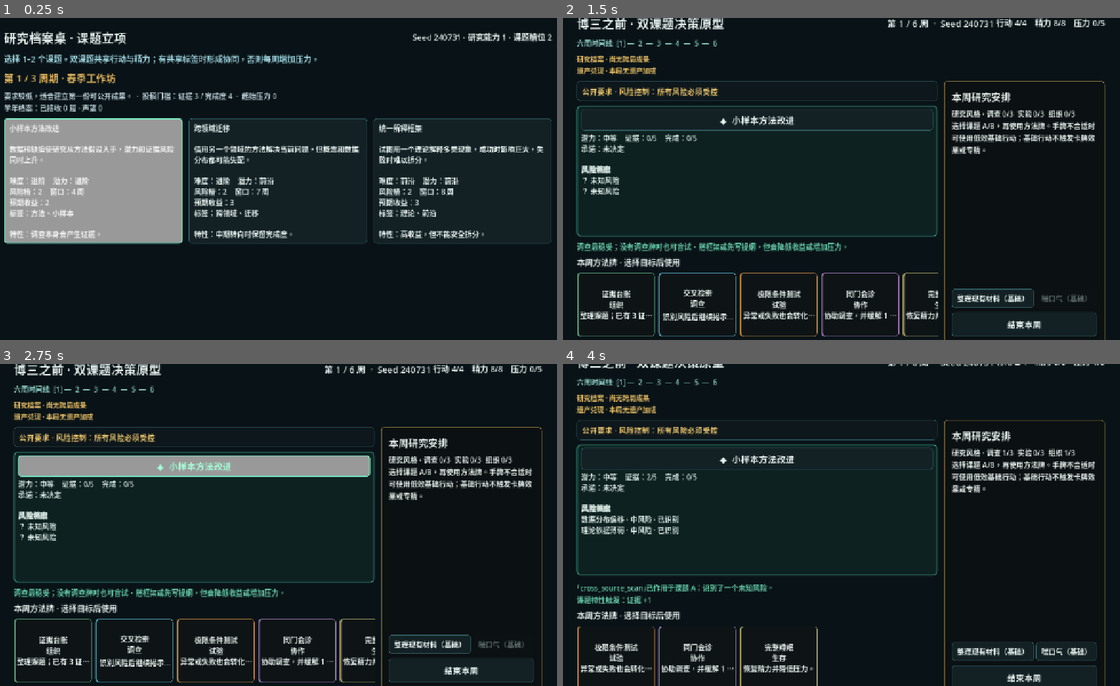
Above: before the commit, frames 1-4 (two rows, left to right).
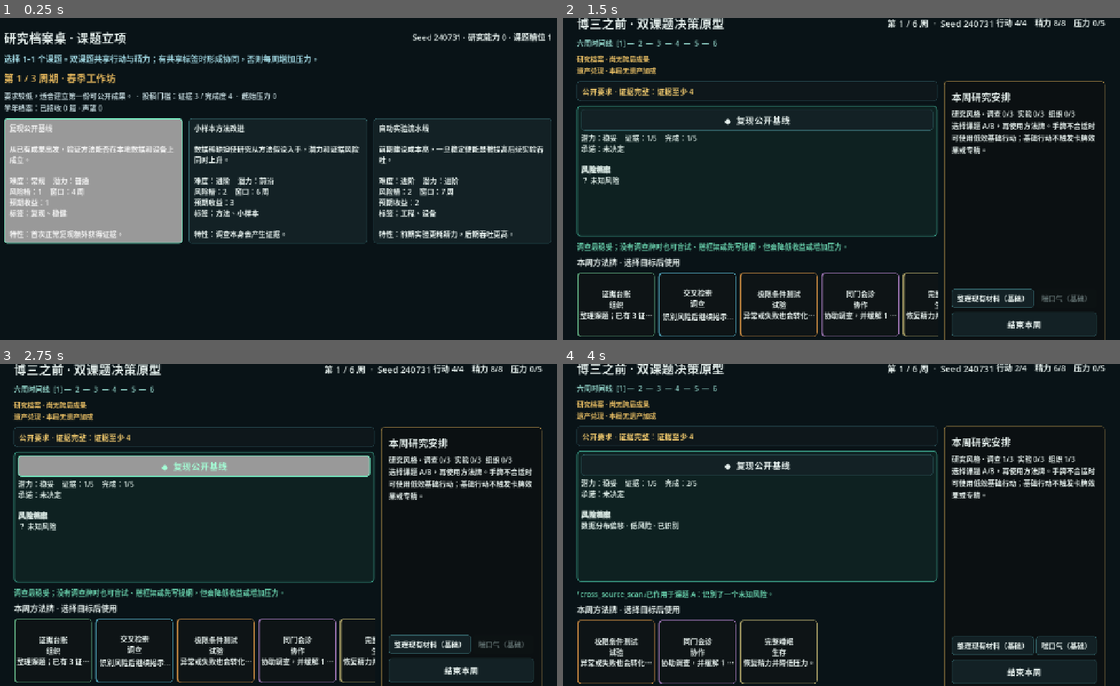
Above: after the commit, the same moments.

Repository: wangyuanjie035-creator/-test
Game: Godot game, scene res://scenes/topic_pool/dynamic_topic_entry.tscn
The game is run twice, just before and just after one commit, with the same random seed, the same clock (stepped at 60 frames per second) and the same inputs.
Inputs (mouse positions are in pixels of both pictures, inside the frame that each line leads up to):
- Up to frame 1 (0.25 s): no input
- Up to frame 2 (1.5 s): click (657, 182) at 0.5 s, where only the run before the commit has a clickable "小样本方法改进 数据稀缺迫使研究从方法假设入手，潜力和证据…"; click "开始研究周期（1 个课题）" at 1.25 s
- Up to frame 3 (2.75 s): click "◆ 小样本方法改进" (after the commit: "◆ 复现公开基线") at 2 s
- Up to frame 4 (4 s): click "证据台账 组织 整理课题；已有 3 证据时额外获得 1 完…" at 2.75 s; click "交叉检索 调查 识别风险后继续揭示另一个未知风险，但压力 …" at 3.5 s

The runs differ from the first frame. In frame 1, 3.1% of the frame differs, in the area x 1-100%, y 4-69%; in frame 2, 0.7%; in frame 3, 0.7%; in frame 4, 15%, in the area x 2-98%, y 0-100%.

Commit message:
feat: unlock topic slots through academic growth

Diff:
--- a/scripts/academic_year/model/academic_year_model.gd
+++ b/scripts/academic_year/model/academic_year_model.gd
@@ -62,6 +62,14 @@
 	if window == null:
 		return carried_pressure
 	return mini(MAX_PRESSURE, carried_pressure + window.pressure_on_entry)
+
+
+func get_growth_rank() -> int:
+	return clampi(cycle_index, 0, 2)
+
+
+func get_topic_slot_capacity() -> int:
+	return 1 if get_growth_rank() == 0 else 2
 
 
 func record_cycle_result(result: Dictionary, final_pressure: int) -> Dictionary:
--- a/scripts/academic_year/run/academic_year_session.gd
+++ b/scripts/academic_year/run/academic_year_session.gd
@@ -105,6 +105,8 @@
 		"minimum_evidence": window.minimum_evidence,
 		"minimum_completion": window.minimum_completion,
 		"starting_pressure": year_model.get_cycle_start_pressure(),
+		"growth_rank": year_model.get_growth_rank(),
+		"topic_slot_capacity": year_model.get_topic_slot_capacity(),
 		"legacy": year_model.active_legacy.duplicate(true),
 		"accepted_papers": year_model.accepted_papers,
 		"prestige": year_model.total_prestige,
--- a/scripts/tools/validate_academic_year_model.gd
+++ b/scripts/tools/validate_academic_year_model.gd
@@ -18,6 +18,9 @@
 	if model.get_cycle_start_pressure() != 0:
 		_fail("Opening pressure should start at zero.")
 		return
+	if model.get_growth_rank() != 0 or model.get_topic_slot_capacity() != 1:
+		_fail("Opening cycle should expose one low-rank topic slot.")
+		return
 
 	var pass_result := _result(&"pass", &"mature_method")
 	if not bool(model.record_cycle_result(pass_result, 3).get("success", false)):
@@ -32,12 +35,18 @@
 	if model.get_current_window().id != &"summer_conference":
 		_fail("Second cycle window is incorrect.")
 		return
-	if model.get_cycle_start_pressure() != 3:
-		_fail("Carried pressure and window pressure were not combined.")
+	if model.get_growth_rank() != 1 or model.get_topic_slot_capacity() != 2:
+		_fail("Second cycle did not unlock the second topic slot.")
+		return
+	if model.get_cycle_start_pressure() != 2:
+		_fail("Single-topic relief and window pressure were not combined.")
 		return
 
 	model.record_cycle_result(_result(&"failed", &"remediation_method"), 4)
 	model.advance_cycle()
+	if model.get_growth_rank() != 2 or model.get_topic_slot_capacity() != 2:
+		_fail("Third cycle did not unlock advanced topic generation.")
+		return
 	if model.get_cycle_start_pressure() != 5:
 		_fail("Failure pressure should be bounded at five.")
 		return
--- a/scripts/tools/validate_dynamic_multi_topic_entry.gd
+++ b/scripts/tools/validate_dynamic_multi_topic_entry.gd
@@ -32,13 +32,14 @@
 		1 if entry.portfolio.active_topics[0].potential == 0 else 0
 	)
 	var expected_initial_completion := expected_initial_evidence
-	entry.pending_cycle_assets = [{
+	var carryover_assets: Array[Dictionary] = [{
 		"type": &"early_archive",
 		"evidence": 2,
 		"completion": 2,
 		"method_ids": [],
 		"risk_insights": ["known_pattern"],
 	}]
+	entry.pending_cycle_assets = carryover_assets
 	entry.archive_button.pressed.emit()
 	await process_frame
 	await process_frame
--- a/scripts/topic_pool/ui/dynamic_topic_entry.gd
+++ b/scripts/topic_pool/ui/dynamic_topic_entry.gd
@@ -15,7 +15,7 @@
 )
 
 @export var run_seed: int = 240731
-@export_range(0, 3, 1) var growth_rank: int = 1
+@export_range(0, 3, 1) var growth_rank: int = 0
 
 @onready var seed_label: Label = %SeedLabel
 @onready var header: Control = $Margin/Layout/Header
@@ -231,6 +231,7 @@
 	if context.is_empty():
 		return
 	run_seed = int(context.get("seed", run_seed))
+	growth_rank = maxi(growth_rank, int(context.get("growth_rank", 0)))
 	window_label.text = "第 %d / %d 周期 · %s" % [
 		int(context.get("cycle", 1)),
 		int(context.get("cycle_count", 3)),
